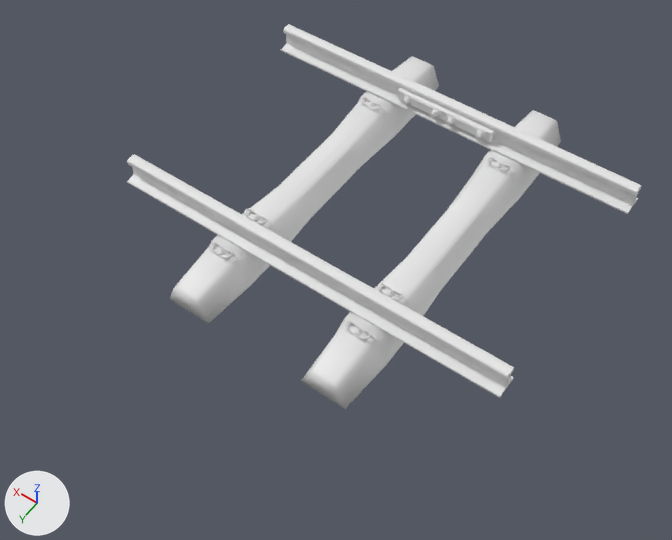
Before and after pictures for a commit that changed the Blender file KRAO/Assets/KRAO_3D_models_and_textures/Models/New_assets/Track_circuit/track_circuit.blend.
One viewpoint serves both versions: a 50 mm lens placed at (-2.13, 3.46, 4.48), pointed at (-0.07, 0.57, -0.06). Every picture has the same lights, and +X, +Y and +Z are marked at lower left.
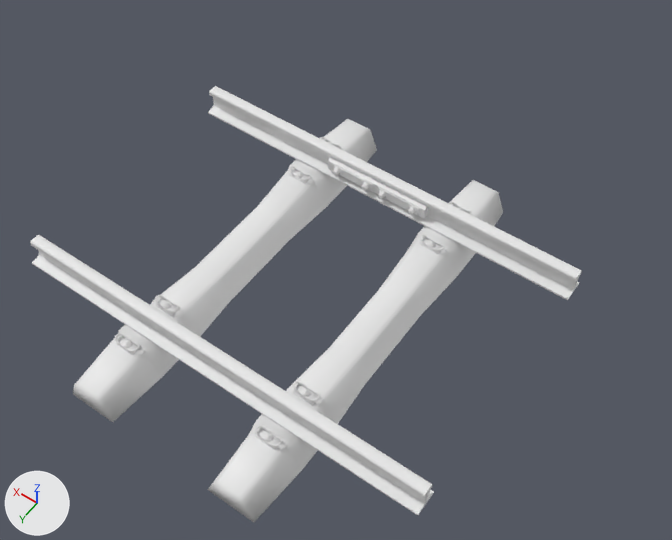
Where the newer file only moved an object's origin or applied its transform, the numbers keep the older frame.

What changed in the scene script:
```text
Change me_railpiece:
    where me_railpiece.from_pydata(...)  # 1492 vertices, 2824 faces; spans x -136.0..136.0, y -131.0..131.0, z -12.0..27.0
    used by ob_railpiece; location = (0.0, 0.0, 0.0); scale = (0.01, 0.01, 0.01)
    me_railpiece part 1: the whole mesh is moved by (0.0, 82.0, 0.0)
Add me_cube_002_1:
    me_cube_002_1.from_pydata([(0.364, 0.06, 0.144), (0.364, 0.06, 0.219), (0.364, 0.006, 0.121), (0.364, 0.006, 0.241), (-0.364, 0.06, 0.144), (-0.364, 0.06, 0.219), (-0.364, 0.006, 0.121), (-0.364, 0.006, 0.241)], [], [(0, 1, 3, 2), (6, 7, 5, 4), (4, 5, 1, 0), (2, 6, 4, 0), (7, 3, 1, 5)])
    me_cube_002_1.materials.append(mat_material)  # its picture is missing
Remove ob_cube_001:
    ob_cube_001 = bpy.data.objects.new('Cube.001', me_cube_002)
Remove ob_circle_004:
    ob_circle_004 = bpy.data.objects.new('Circle.004', me_circle_004)
Remove ob_circle_005:
    ob_circle_005 = bpy.data.objects.new('Circle.005', me_circle_005)
Remove ob_cylinder:
    ob_cylinder = bpy.data.objects.new('Cylinder', me_cylinder)
Remove ob_circle_006:
    ob_circle_006 = bpy.data.objects.new('Circle.006', me_circle_006)
Remove ob_circle_007:
    ob_circle_007 = bpy.data.objects.new('Circle.007', me_circle_007)
Remove ob_circle_008:
    ob_circle_008 = bpy.data.objects.new('Circle.008', me_circle_008)
Add ob_back_bolt:
    ob_back_bolt = bpy.data.objects.new('back_bolt', me_circle_005_1)  # 288 vertices, 268 faces; spans x -0.31..0.31, y 0.073..0.1, z 0.159..0.202; in mat_material (its picture is missing)
    ob_back_bolt.location = (0.0, 0.0, 0.0)
Add ob_back_plate:
    ob_back_plate = bpy.data.objects.new('back_plate', me_circle_004_1)  # 178 vertices, 176 faces; spans x -0.326..0.326, y 0.06..0.074, z 0.148..0.212; in mat_material (its picture is missing)
    ob_back_plate.location = (0.0, 0.0, 0.0)
Add ob_back_base:
    ob_back_base = bpy.data.objects.new('back_base', me_cube_002_1)
    ob_back_base.location = (0.0, 0.0, 0.0)
```

Pixel boxes (x1, y1, x2, y2) of what changed, in the pictures (672 x 540 px):
'RailPiece', mesh moved: before (127, 24, 642, 409); after (30, 86, 582, 522)
'back_base', added: after (328, 157, 429, 218)
'Cube.001', deleted: before (398, 87, 495, 142)
'back_plate', added: after (332, 164, 419, 215)
'Circle.004', deleted: before (402, 94, 486, 140)
'back_bolt', added: after (332, 168, 415, 215)
'Cylinder', deleted: before (403, 96, 484, 138)
'Circle.007', deleted: before (402, 99, 481, 139)
'Circle.008', deleted: before (430, 112, 451, 125)
'Circle.006', deleted: before (430, 110, 453, 125)
'Circle.005', deleted: before (403, 97, 482, 139)
